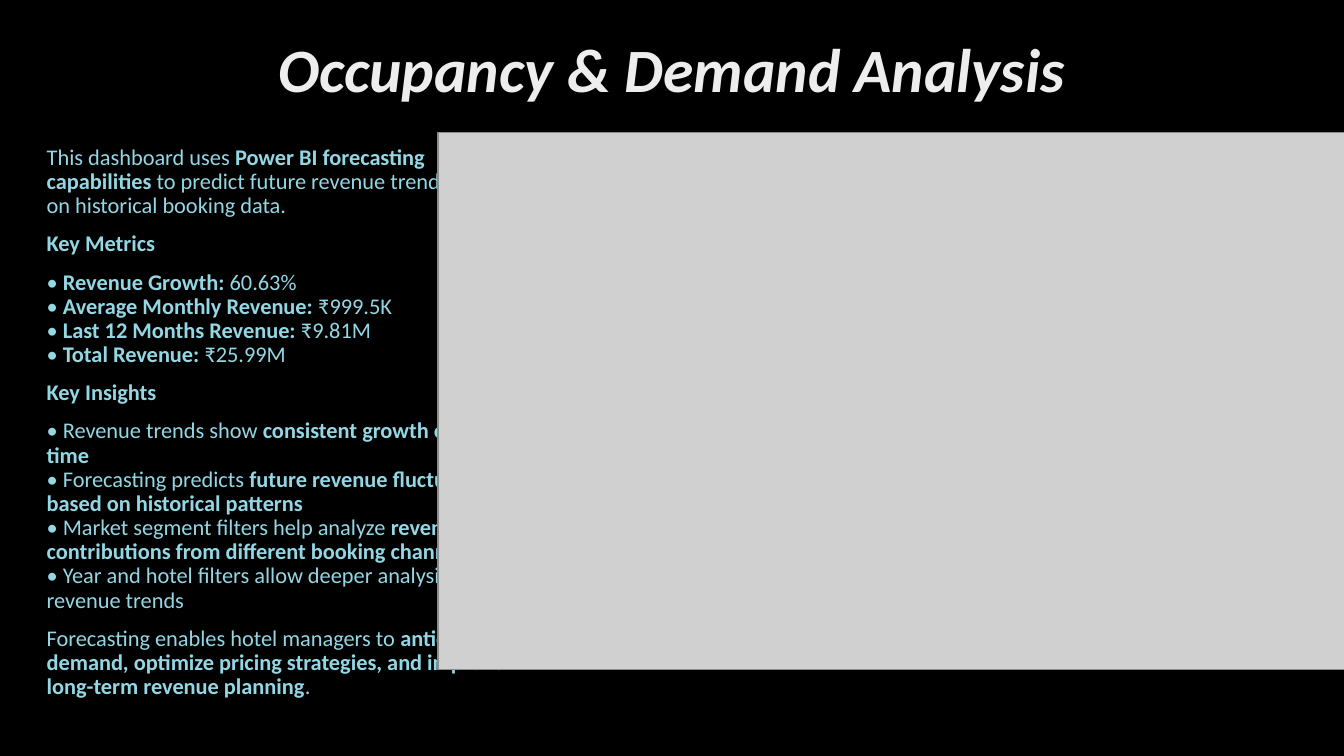
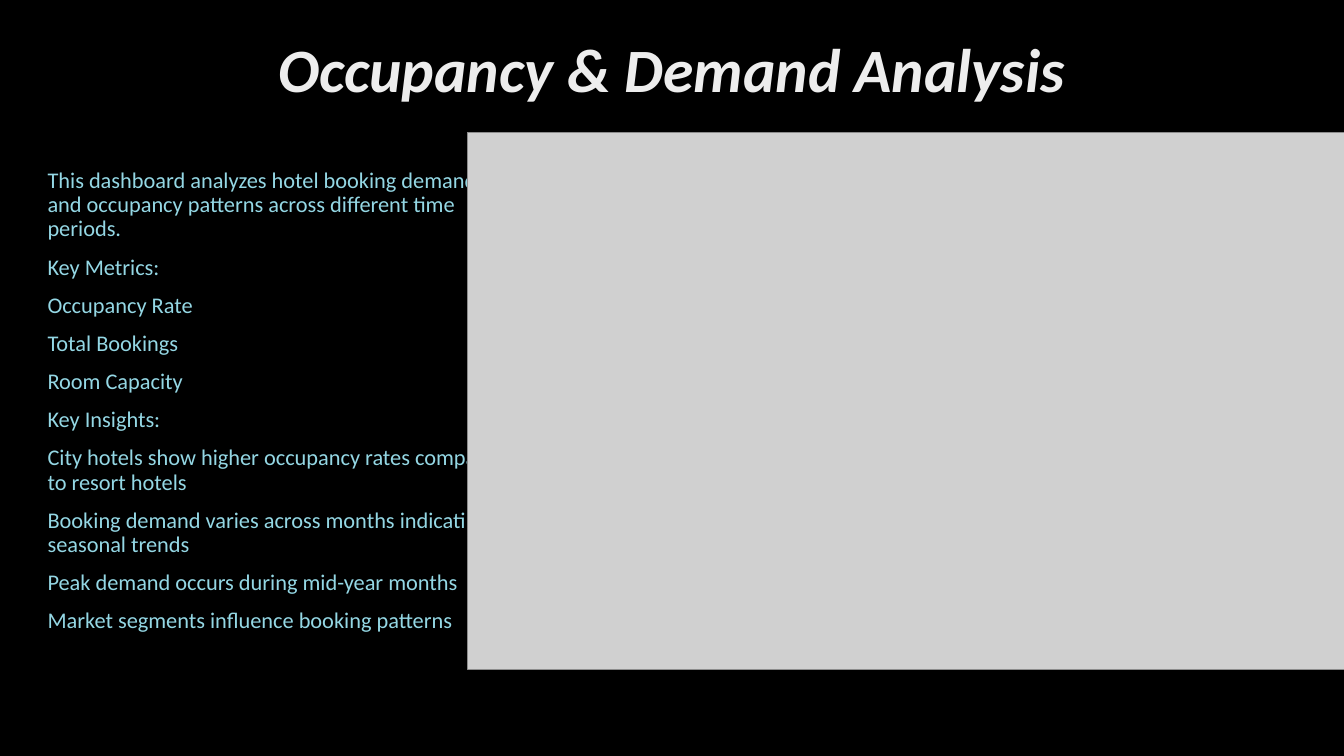
Before and after one commit to aiswarya08-moravaneni/Infosys_Internship, a slide deck: slide 10 of milestone-4.pptx. Drawn at 1344x756 pixels with LibreOffice and Linux fonts; fonts in the diff are those of the drawing; grey boxes stand for pictures; background and template pictures are left out. Boxes give left, top, right and bottom in pixels: in the first picture for what was removed or moved away, otherwise in the second. Text is boxed around its words. In the diff, an @@ line names an element or a change of style, - is before the commit and + after.

```diff
--- a/milestone-4.pptx
+++ b/milestone-4.pptx
@@ picture: place and size @@
-picture at [439,132,1344,669]
+picture at [468,132,1344,669]
@@ text at [48,169,507,632]: text changed; bold off @@
-This dashboard uses Power BI forecasting capabilities to predict future revenue trends based on historical booking data.
-Key Metrics
-• Revenue Growth: 60.63%
-• Average Monthly Revenue: ₹999.5K
-• Last 12 Months Revenue: ₹9.81M
-• Total Revenue: ₹25.99M
-Key Insights
-• Revenue trends show consistent growth over time
-• Forecasting predicts future revenue fluctuations based on historical patterns
-• Market segment filters help analyze revenue contributions from different booking channels
-• Year and hotel filters allow deeper analysis of revenue trends
-Forecasting enables hotel managers to anticipate demand, optimize pricing strategies, and improve long-term revenue planning.
+This dashboard analyzes hotel booking demand and occupancy patterns across different time periods.
+Key Metrics:
+Occupancy Rate
+Total Bookings
+Room Capacity
+Key Insights:
+City hotels show higher occupancy rates compared to resort hotels
+Booking demand varies across months indicating seasonal trends
+Peak demand occurs during mid-year months
+Market segments influence booking patterns
```
Also in this commit, not shown: 3 other slides changed.
